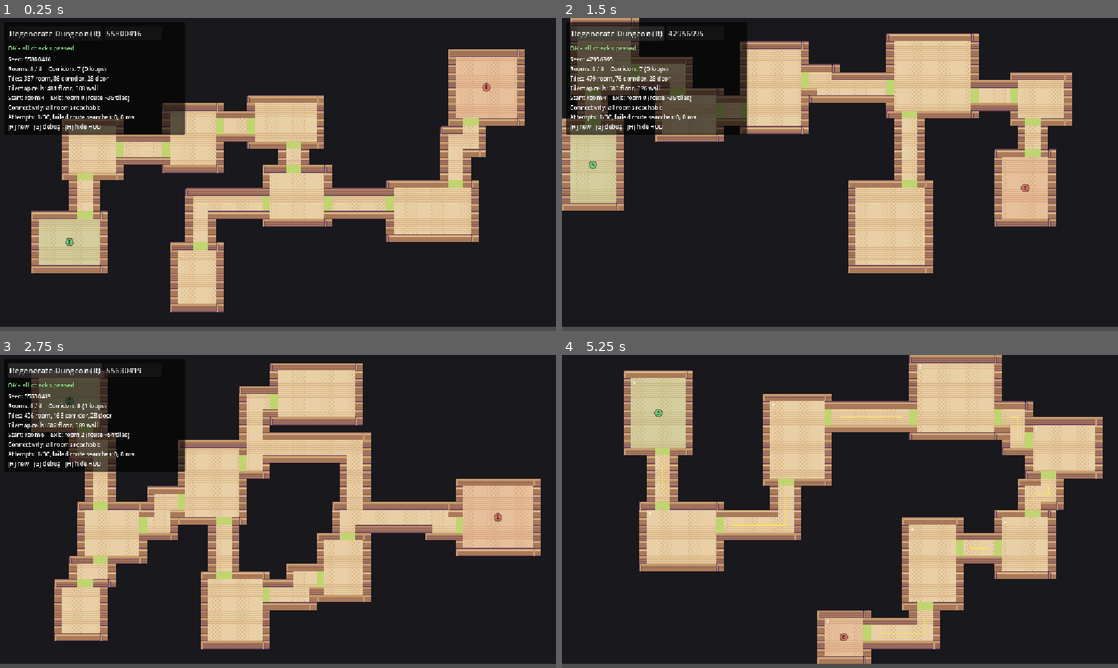
Above: before the commit, frames 1-4 (two rows, left to right).
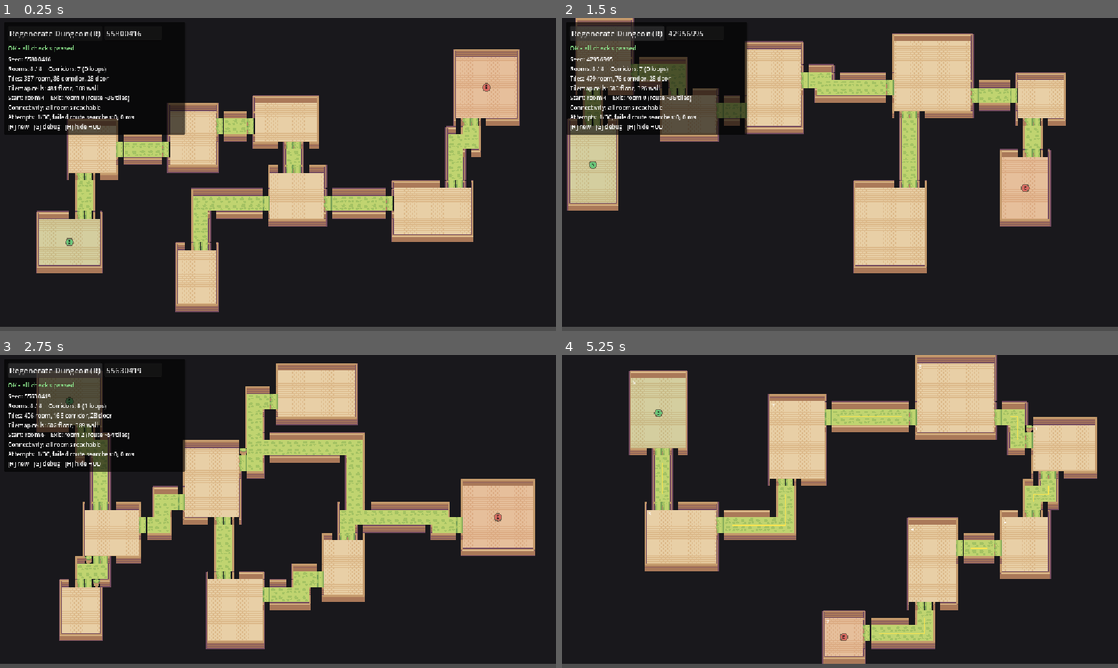
Above: after the commit, the same moments.

Repository: NyxOfNull/procedural-generator
Game: Godot game, scene res://Scenes/dungeon_generator.tscn
The game is run twice, just before and just after one commit, with the same random seed, the same clock (stepped at 60 frames per second) and the same inputs.
Inputs (mouse positions are in pixels of both pictures, inside the frame that each line leads up to):
- Up to frame 1 (0.25 s): no input
- Up to frame 2 (1.5 s): click "Regenerate Dungeon (R)" at 0.5 s; click "Regenerate Dungeon (R)" at 1.25 s
- Up to frame 3 (2.75 s): click "Regenerate Dungeon (R)" at 2 s
- Up to frame 4 (5.25 s): tap Enter at 2.75, 4.25 s; move the mouse to (962, 495) at 2.77 s; tap R at 2.85, 5.1 s; click (962, 495) at 2.92 s; tap Space at 3.5, 5 s; move the mouse to (728, 527) at 3.52 s; tap G at 3.6 s; click (728, 527) at 3.67 s; move the mouse to (895, 442) at 4.27 s; tap H at 4.35 s; click (895, 442) at 4.42 s; move the mouse to (812, 574) at 5.02 s; click (812, 574) at 5.17 s

The runs differ from the first frame. In frame 1, 8.8% of the frame differs, in the area x 5-95%, y 10-94%; in frame 2, 7.9%; in frame 3, 13%, in the area x 5-98%, y 2-94%; in frame 4, 10%.

Commit message:
Added wall variants for all types of walls and corners

Diff:
--- a/Scenes/dungeon_generator.tscn
+++ b/Scenes/dungeon_generator.tscn
@@ -5,6 +5,7 @@
 
 [node name="DungeonGenerator" type="Node2D" unique_id=1014127506]
 script = ExtResource("1_x1wjd")
+use_wall_variants = true
 
 [node name="FloorLayer" type="TileMapLayer" parent="." unique_id=1287089869]
 tile_set = ExtResource("2_mvshf")
--- a/Scripts/dungeon_generator.gd
+++ b/Scripts/dungeon_generator.gd
@@ -72,16 +72,16 @@
 ## Source ID of the atlas inside the FloorLayer's TileSet. -1 = not configured.
 @export var floor_source_id: int = 0
 ## Atlas coordinates of the tiles to use. Several entries = random variation per tile.
-@export var room_floor_tiles: Array[Vector2i] = [Vector2i(1,1)]
-@export var corridor_floor_tiles: Array[Vector2i] = [Vector2i(1,1)]
-@export var door_floor_tiles: Array[Vector2i] = [Vector2i(7,1)]
+@export var room_floor_tiles: Array[Vector2i] = [Vector2i(1, 1)]
+@export var corridor_floor_tiles: Array[Vector2i] = [Vector2i(9, 5), Vector2i(10,5)]
+@export var door_floor_tiles: Array[Vector2i] = [Vector2i(13,4)]
 
 @export_group("Wall tiles (you must fill these in)")
 @export var wall_source_id: int = 0
 ## Used for walls that touch a floor tile on a side (wall_grid == 2).
-@export var wall_face_tiles: Array[Vector2i] = [Vector2i(1,0)]
+@export var wall_face_tiles: Array[Vector2i] = [Vector2i(1, 0)]
 ## Used for diagonal-only walls (wall_grid == 1). If empty, wall_face_tiles is used.
-@export var wall_corner_tiles: Array[Vector2i] = [Vector2i(3,0)]
+@export var wall_corner_tiles: Array[Vector2i] = [Vector2i(3, 0)]
 ## ON = pick walls by neighbour layout using the two tables below.
 @export var use_wall_variants: bool = false
 
@@ -89,8 +89,8 @@
 # Visual style
 # ------------------------------------------------------------------
 const BACKGROUND_COLOR := Color(0.10, 0.095, 0.11)
-const WALL_COLOR := Color(0.20, 0.185, 0.22)       # corner / diagonal walls
-const WALL_FACE_COLOR := Color(0.27, 0.25, 0.29)   # walls directly touching floor
+const WALL_COLOR := Color(0.20, 0.185, 0.22) # corner / diagonal walls
+const WALL_FACE_COLOR := Color(0.27, 0.25, 0.29) # walls directly touching floor
 const ROOM_COLOR := Color(0.39, 0.34, 0.30)
 const CORRIDOR_COLOR := Color(0.60, 0.48, 0.32)
 const DOOR_COLOR := Color(0.74, 0.62, 0.42)
@@ -105,25 +105,25 @@
 # ------------------------------------------------------------------
 # Routing / planning tuning (rarely needs changing)
 # ------------------------------------------------------------------
-const COST_FRESH := 1.0        # carving brand-new corridor
-const COST_REUSE := 0.75       # footprint fully on an existing corridor
-const COST_PARTIAL := 1.5      # footprint partly overlapping a corridor (crossings)
-const COST_TOUCH := 2.5        # fresh corridor hugging another one (avoids merged wide halls)
-const TURN_PENALTY := 2.0      # fewer bends = cleaner corridors
-const ENTRY_PENALTY := 5.0     # leaving/entering a doorway sideways instead of straight on
+const COST_FRESH := 1.0 # carving brand-new corridor
+const COST_REUSE := 0.75 # footprint fully on an existing corridor
+const COST_PARTIAL := 1.5 # footprint partly overlapping a corridor (crossings)
+const COST_TOUCH := 2.5 # fresh corridor hugging another one (avoids merged wide halls)
+const TURN_PENALTY := 2.0 # fewer bends = cleaner corridors
+const ENTRY_PENALTY := 5.0 # leaving/entering a doorway sideways instead of straight on
 const HEURISTIC_WEIGHT := 0.75 # must be <= cheapest step cost (COST_REUSE) to stay admissible
-const MST_JITTER := 0.35       # random weight noise so layouts are not always the same tree
+const MST_JITTER := 0.35 # random weight noise so layouts are not always the same tree
 const DOOR_OPTIONS_PER_SIDE := 2
-const PREFERRED_DOOR_COMBOS := 8   # door pairs compared before accepting the best one
-const MAX_DOOR_COMBOS := 16        # hard cap when nothing has worked yet
-const DOOR_MIN_SEPARATION := 4     # clear tiles needed between two doors on one wall
-const COST_CRAMPED := 2.0          # corridor block touching a room's wall ring (avoids cramped squeezes)
-const EXTRA_MIN_FRESH := 3         # a loop must carve at least this many new blocks (no stubby bridges)
-const EXTRA_MAX_FRESH := 24        # ...and at most this many (no long tangles)
-const JOIN_DOOR_CLEARANCE := 2     # loops may not join a corridor within this many blocks of a doorway
-const MISALIGN_WEIGHT := 1.5       # prefers door pairs that allow straight corridors
+const PREFERRED_DOOR_COMBOS := 8 # door pairs compared before accepting the best one
+const MAX_DOOR_COMBOS := 16 # hard cap when nothing has worked yet
+const DOOR_MIN_SEPARATION := 4 # clear tiles needed between two doors on one wall
+const COST_CRAMPED := 2.0 # corridor block touching a room's wall ring (avoids cramped squeezes)
+const EXTRA_MIN_FRESH := 3 # a loop must carve at least this many new blocks (no stubby bridges)
+const EXTRA_MAX_FRESH := 24 # ...and at most this many (no long tangles)
+const JOIN_DOOR_CLEARANCE := 2 # loops may not join a corridor within this many blocks of a doorway
+const MISALIGN_WEIGHT := 1.5 # prefers door pairs that allow straight corridors
 const EXTRA_NEIGHBOR_CANDIDATES := 3
-const EXTRA_MIN_HOP_DISTANCE := 3  # a loop must shortcut a route of at least this many corridors
+const EXTRA_MIN_HOP_DISTANCE := 3 # a loop must shortcut a route of at least this many corridors
 const EXTRA_PATH_FACTOR := 1.5
 const EXTRA_PATH_SLACK := 6
 const MAX_FALLBACK_PAIR_TRIES := 30
@@ -150,8 +150,27 @@
 # truly "missing" rather than defaulting to atlas (0, 0). Keys/bits are described in
 # the section "Wall variants" of the explanation. Example entry: 1: Vector2i(3, 0),
 var wall_variant_by_mask: Dictionary = {
+	1: Vector2i(1, 2), #North (Floor Direction)
+	2: Vector2i(0, 1), #East
+	4: Vector2i(1, 0), #South
+	8: Vector2i(2, 1), #West
+	3: Vector2i(0, 2), #NE
+	6: Vector2i(0, 0), #SE
+	12: Vector2i(2, 0), #SW
+	9: Vector2i(2, 2), #NW
+	5: Vector2i(1, 2), #NS
+	10: Vector2i(2, 1), #EW
+	7: Vector2i(9, 3), #Floor is 3 or four sides
+	11: Vector2i(9, 3), #||
+	13: Vector2i(9, 3), #||
+	14: Vector2i(9, 3), #||
+	15: Vector2i(9, 3)  #||
 }
 var wall_variant_by_diagonal: Dictionary = {
+	1: Vector2i(0, 2), #NE (Floor direction)
+	2: Vector2i(0, 0), #SE
+	4: Vector2i(2, 0), #SW
+	8: Vector2i(2, 2)  #NW
 }
 
 var _overlay: Node2D
@@ -164,23 +183,23 @@
 
 class DungeonRoom extends RefCounted:
 	var id: int = 0
-	var rect: Rect2i = Rect2i()        # FLOOR area in tile coordinates (walls are outside it)
-	var role: int = 0                  # ROLE_* constant
-	var tone: float = 0.0              # per-room brightness variation
-	var neighbors: Array[int] = []     # ids of directly connected rooms
+	var rect: Rect2i = Rect2i() # FLOOR area in tile coordinates (walls are outside it)
+	var role: int = 0 # ROLE_* constant
+	var tone: float = 0.0 # per-room brightness variation
+	var neighbors: Array[int] = [] # ids of directly connected rooms
 	var door_tiles: Array[Vector2i] = []
 
 class Connection extends RefCounted:
 	var a: int = 0
 	var b: int = 0
-	var is_extra: bool = false         # true = loop corridor, false = spanning-tree corridor
+	var is_extra: bool = false # true = loop corridor, false = spanning-tree corridor
 	var doors_a: Array[Vector2i] = []
 	var doors_b: Array[Vector2i] = []
-	var anchors: Array[Vector2i] = []  # corridor path; each anchor = a w*w tile block
+	var anchors: Array[Vector2i] = [] # corridor path; each anchor = a w*w tile block
 
 class DoorOption extends RefCounted:
 	var side: Vector2i = Vector2i.ZERO # outward normal of the wall the door is in
-	var tiles: Array[Vector2i] = []    # door gap tiles (inside the wall ring)
+	var tiles: Array[Vector2i] = [] # door gap tiles (inside the wall ring)
 	var anchor: Vector2i = Vector2i.ZERO # first corridor block, directly outside the door
 
 class MinHeap extends RefCounted:
@@ -241,10 +260,10 @@
 var rooms: Array[DungeonRoom] = []
 var connections: Array[Connection] = []
 
-var tiles := PackedByteArray()        # T_* per cell
-var room_grid := PackedInt32Array()   # room id per room-floor cell, else -1
-var wall_grid := PackedByteArray()    # 0 none, 1 corner/diagonal wall, 2 wall touching floor
-var anchor_ok := PackedByteArray()    # 1 = a corridor block may start at this cell
+var tiles := PackedByteArray() # T_* per cell
+var room_grid := PackedInt32Array() # room id per room-floor cell, else -1
+var wall_grid := PackedByteArray() # 0 none, 1 corner/diagonal wall, 2 wall touching floor
+var anchor_ok := PackedByteArray() # 1 = a corridor block may start at this cell
 var ring_blocked := PackedByteArray() # 1 = room floor or its wall ring
 
 var start_room_id: int = -1
@@ -311,7 +330,7 @@
 
 func _create_hud() -> void:
 	if hud != null:
-		return  # never create the UI twice
+		return # never create the UI twice
 
 	hud = PanelContainer.new()
 	hud.position = Vector2(8, 8)
@@ -362,7 +381,7 @@
 	if trimmed.is_valid_int():
 		parsed_seed = absi(trimmed.to_int())
 	else:
-		parsed_seed = trimmed.hash() & 0x7FFFFFFF  # any word works as a seed
+		parsed_seed = trimmed.hash() & 0x7FFFFFFF # any word works as a seed
 	seed_edit.release_focus()
 	generate_dungeon(parsed_seed)
 
@@ -410,7 +429,7 @@
 	var t_start := Time.get_ticks_msec()
 	current_seed = seed_to_use if seed_to_use >= 0 else _random_seed()
 	rng = RandomNumberGenerator.new()
-	rng.seed = current_seed   # ALL randomness below goes through `rng` => reproducible
+	rng.seed = current_seed # ALL randomness below goes through `rng` => reproducible
 
 	errors.clear()
 	warnings.clear()
@@ -554,7 +573,7 @@
 			placed = true
 			break
 		if not placed:
-			break  # dungeon is full; stop trying for this attempt
+			break # dungeon is full; stop trying for this attempt
 
 
 func _room_conflicts(candidate: Rect2i, gap: int) -> bool:
@@ -647,7 +666,7 @@
 	if rooms.size() < 2:
 		return
 	for edge in _plan_spanning_edges():
-		_try_add_connection(edge.x, edge.y, false)   # failures are repaired below
+		_try_add_connection(edge.x, edge.y, false) # failures are repaired below
 	_ensure_connectivity()
 	_add_extra_connections()
 
@@ -702,7 +721,7 @@
 func _try_add_connection(i: int, j: int, is_extra: bool) -> bool:
 	var conn: Connection
 	if is_extra:
-		conn = _try_join(rooms[i], rooms[j])   # loops reuse existing corridors, no new doors
+		conn = _try_join(rooms[i], rooms[j]) # loops reuse existing corridors, no new doors
 	else:
 		conn = _try_connect(rooms[i], rooms[j], false)
 	if conn == null:
@@ -729,7 +748,7 @@
 				if labels[i] != labels[j]:
 					pairs.append([_room_distance(rooms[i], rooms[j]), i, j])
 		if pairs.is_empty():
-			return  # fully connected
+			return # fully connected
 		pairs.sort_custom(func(p, q): return p[0] < q[0])
 
 		var linked := false
@@ -742,7 +761,7 @@
 				linked = true
 				break
 		if not linked:
-			return  # genuinely stuck; validation will report it
+			return # genuinely stuck; validation will report it
 
 
 # Optional loops: nearby rooms that are NOT yet linked and are far apart in the tree.
@@ -778,7 +797,7 @@
 			continue
 		var hops := _hop_distance(pair.x, pair.y)
 		if hops < EXTRA_MIN_HOP_DISTANCE:
-			continue  # too close in the tree (trivial loop) or unreachable
+			continue # too close in the tree (trivial loop) or unreachable
 		if _try_add_connection(pair.x, pair.y, true):
 			added += 1
 
@@ -804,7 +823,7 @@
 	var m := door_corner_margin
 
 	for side in DIRS:
-		var wall_runs_along_x := side.x == 0   # UP / DOWN walls run along x
+		var wall_runs_along_x := side.x == 0 # UP / DOWN walls run along x
 		var first := (r.position.x if wall_runs_along_x else r.position.y) + m
 		var last := (r.end.x if wall_runs_along_x else r.end.y) - w - m
 		var along := Vector2i(1, 0) if wall_runs_along_x else Vector2i(0, 1)
@@ -952,11 +971,11 @@
 	var cell_count := dungeon_width * dungeon_height
 	var start := door_a.anchor
 	var goal := door_b.anchor
-	var start_dir := DIRS.find(door_a.side)    # leaving door A: straight outward is free
-	var goal_dir := DIRS.find(-door_b.side)    # entering door B: moving toward the room is free
+	var start_dir := DIRS.find(door_a.side) # leaving door A: straight outward is free
+	var goal_dir := DIRS.find(-door_b.side) # entering door B: moving toward the room is free
 	var start_idx := start.y * w + start.x
 	var goal_idx := goal.y * w + goal.x
-	var terminal := cell_count * 4             # virtual node meaning "arrived and accepted"
+	var terminal := cell_count * 4 # virtual node meaning "arrived and accepted"
 
 	var g := PackedFloat32Array()
 	g.resize(cell_count * 4 + 1)
@@ -1028,7 +1047,7 @@
 				came[ns] = s
 				heap.push(ng + HEURISTIC_WEIGHT * float(absi(goal.x - nx) + absi(goal.y - ny)), ns)
 
-	return result  # empty = no valid route
+	return result # empty = no valid route
 
 
 # Loop corridor: starts on an existing corridor of room A and ends on an existing
@@ -1188,7 +1207,7 @@
 				came[ns] = st
 				heap.push(ng, ns)
 
-	return result  # empty = no valid join
+	return result # empty = no valid join
 
 # Cost of placing a corridor block at (ax, ay), based on existing corridors.
 func _compute_base_cost(ax: int, ay: int) -> float:
@@ -1197,12 +1216,12 @@
 	for dy in range(w):
 		var row := (ay + dy) * dungeon_width + ax
 		for dx in range(w):
-			if tiles[row + dx] >= T_CORRIDOR:   # corridor or door
+			if tiles[row + dx] >= T_CORRIDOR: # corridor or door
 				overlap += 1
 	if overlap == w * w:
-		return COST_REUSE      # perfectly on an existing corridor: junctions stay tidy
+		return COST_REUSE # perfectly on an existing corridor: junctions stay tidy
 	if overlap > 0:
-		return COST_PARTIAL    # partial overlap: normal at crossings, discouraged for long runs
+		return COST_PARTIAL # partial overlap: normal at crossings, discouraged for long runs
 
 	# Fresh ground. Penalise running flush against another corridor, which would
 	# fuse two corridors into one wide hall without a wall between them.
@@ -1229,7 +1248,7 @@
 	for dy in range(-1, w + 1):
 		for dx in range(-1, w + 1):
 			if dx >= 0 and dx < w and dy >= 0 and dy < w:
-				continue  # the block itself
+				continue # the block itself
 			if ring_blocked[(ay + dy) * dungeon_width + ax + dx] == 1:
 				return true
 	return false
@@ -1447,7 +1466,7 @@
 
 	if best_i < 0:
 		best_i = 0
-		best_j = n - 1   # disconnected fallback; validation reports the real problem
+		best_j = n - 1 # disconnected fallback; validation reports the real problem
 		best_d = 0.0
 
 	# Start on the left-most of the pair, exit on the other.
@@ -1855,10 +1874,10 @@
 		wall_layer = get_node_or_null("WallLayer") as TileMapLayer
 	for layer in [floor_layer, wall_layer]:
 		if layer != null:
-			layer.position = Vector2.ZERO   # cell (x, y) must sit at pixel (x, y) * tile_size
-			layer.texture_filter = CanvasItem.TEXTURE_FILTER_NEAREST   # crisp pixel art
+			layer.position = Vector2.ZERO # cell (x, y) must sit at pixel (x, y) * tile_size
+			layer.texture_filter = CanvasItem.TEXTURE_FILTER_NEAREST # crisp pixel art
 	if floor_layer != null:
-		floor_layer.collision_enabled = false   # floors/doors/corridors never block
+		floor_layer.collision_enabled = false # floors/doors/corridors never block
 
 
 func _create_overlay() -> void:
@@ -1866,7 +1885,7 @@
 		return
 	_overlay = Node2D.new()
 	_overlay.name = "DebugOverlay"
-	add_child(_overlay)   # added after the layers => drawn above them
+	add_child(_overlay) # added after the layers => drawn above them
 	_overlay.draw.connect(_draw_overlay)
 
 
